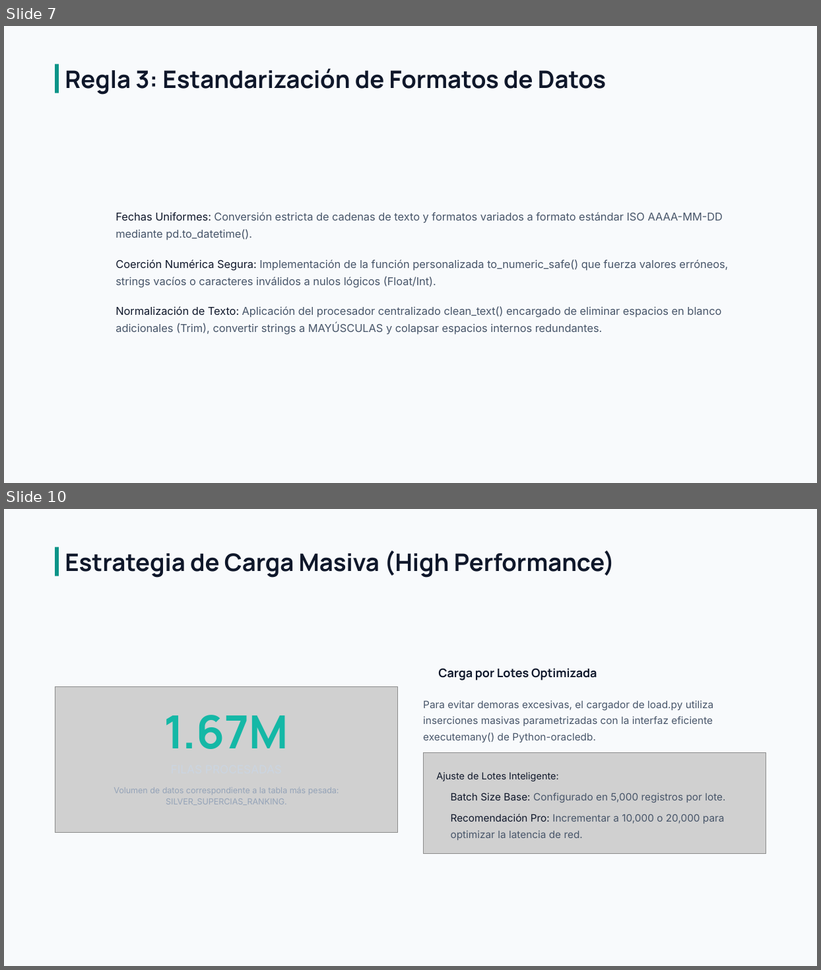
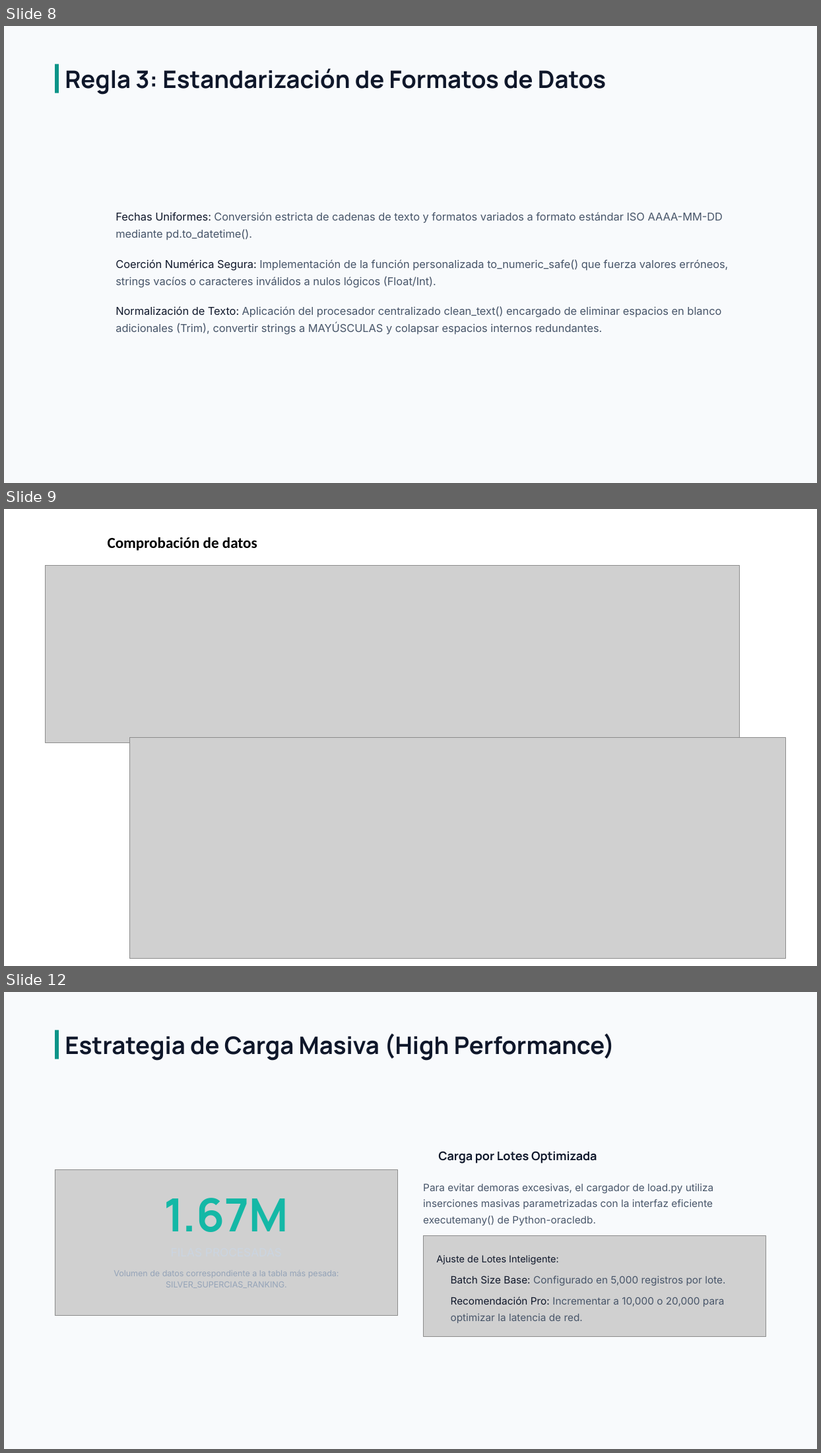
Before and after one commit to Pedro-Vr75/Practicum-1.2, a slide deck: Presentación/Pipeline RPA Oracle_Limpieza_Duda.pptx. Shown one above the other, each under a label of ours: slides 7 and 10 before the commit, slides 8, 9 and 12 after it; the slides between them are not shown. The pictures are 821x970 and 821x1453 pixels, drawn with LibreOffice and Linux fonts; fonts in the diff are those of the drawing; grey boxes stand for pictures; background and template pictures are left out. Boxes give left, top, right and bottom in pixels: in the first picture for what was removed or moved away, otherwise in the second. Text is boxed around its words. In the diff, an @@ line names an element or a change of style, - is before the commit and + after.

```diff
--- a/Presentación/Pipeline RPA Oracle_Limpieza_Duda.pptx
+++ b/Presentación/Pipeline RPA Oracle_Limpieza_Duda.pptx
@@ slide 9 added at bbox=[4, 509, 817, 966], background #FFFFFF @@
@@ text added at bbox=[108, 537, 257, 551], 18 pt, text #000000, bold @@
+Comprobación de datos
@@ picture added at bbox=[46, 566, 741, 743] @@
@@ picture added at bbox=[129, 738, 786, 958] @@
@@ what was slide 7 is now slide 8 @@
@@ what was slide 10 is now slide 12 @@
```
Also in this commit, not shown: 3 slides changed, 1 other slide added.
